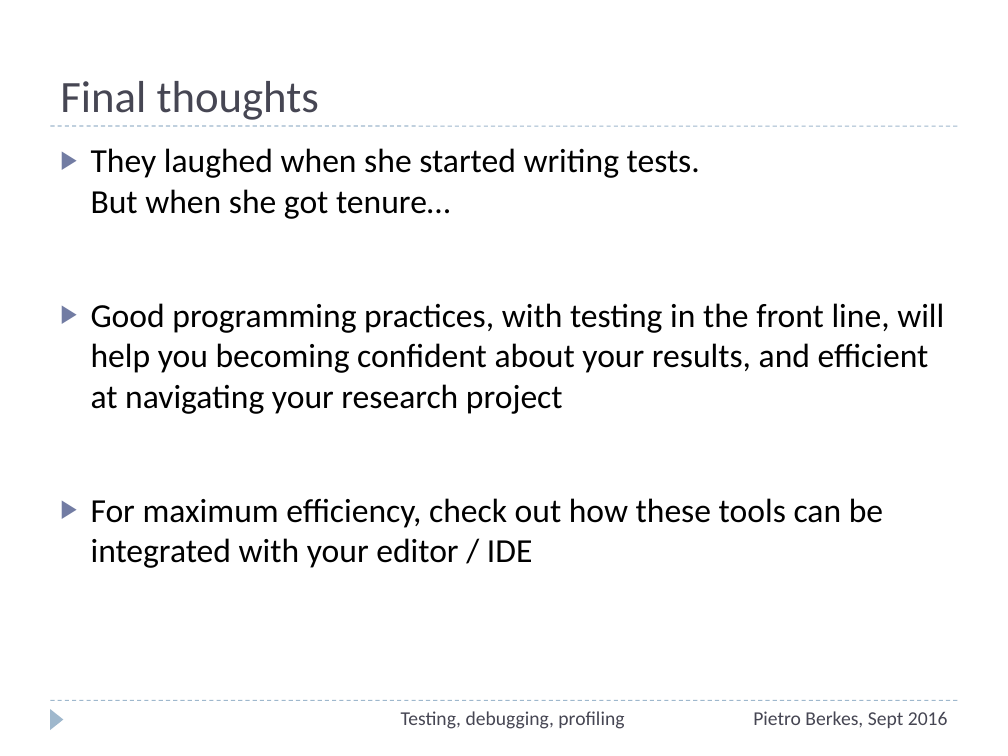
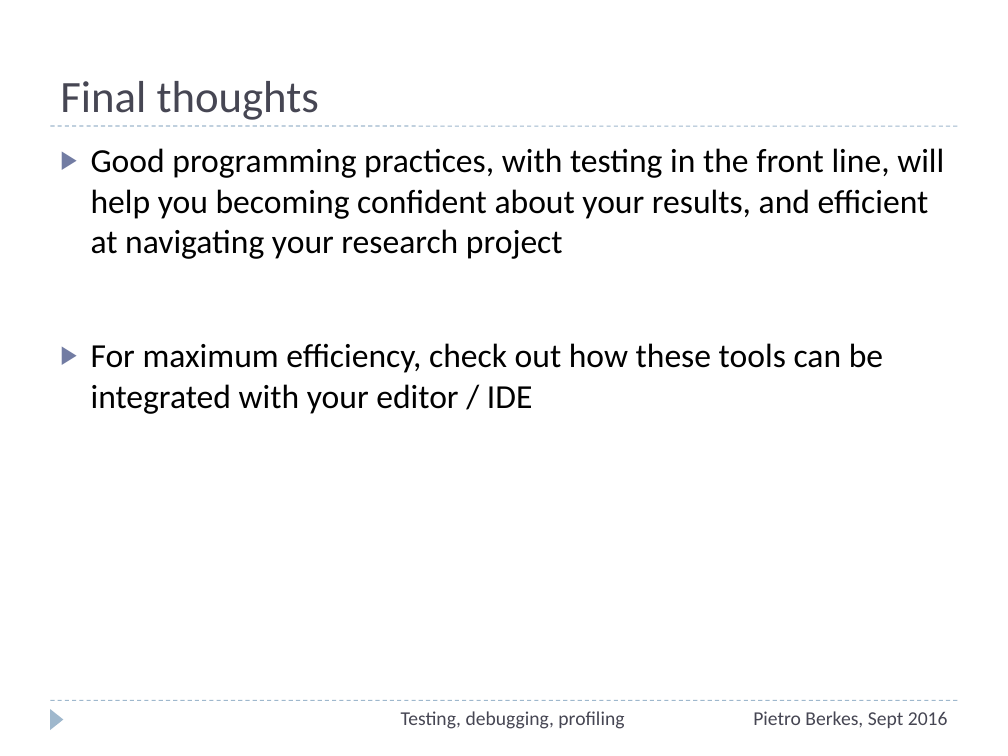
Before and after one commit to ASPP/testing_debugging_profiling, a slide deck: slide 74 of testing-debugging-profiling.pptx. Drawn at 1008x756 pixels with LibreOffice and Linux fonts; fonts in the diff are those of the drawing. Boxes give left, top, right and bottom in pixels: in the first picture for what was removed or moved away, otherwise in the second. Text is boxed around its words. In the diff, an @@ line names an element or a change of style, - is before the commit and + after.

```diff
--- a/testing-debugging-profiling.pptx
+++ b/testing-debugging-profiling.pptx
@@ text at box(91, 148, 700, 219): paragraph removed @@
-▶ They laughed when she started writing tests.
-  But when she got tenure…
```
Also in this commit, not shown: 3 other slides changed, 1 other file.
